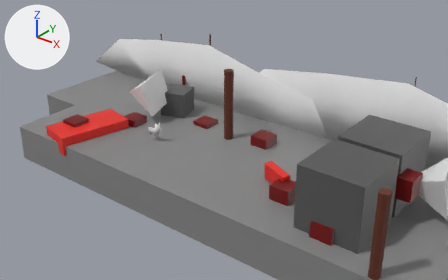
An edit to the glTF model assets/map_city.gltf, drawn before and after from the same camera.
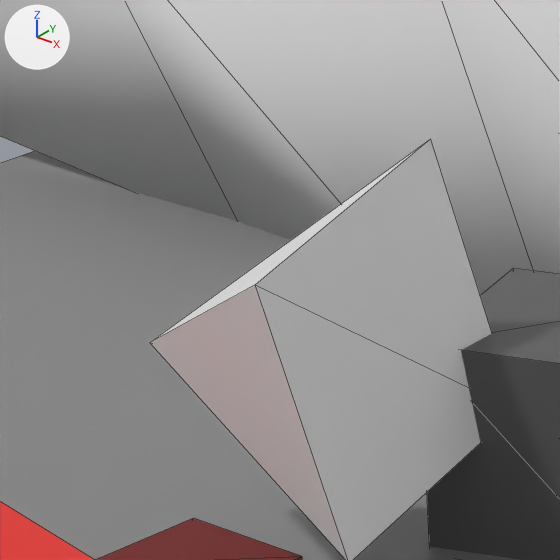
Old and new are each drawn from a 50 mm lens placed at (21.6, -21.25, 15.17), pointed at (-1.41, 7.51, -2.66) and again close up on the part from 25% to 39% of the width and 19% to 42% of the height. Every picture has the same lights, and +X, +Y and +Z are marked at upper left. The close-ups show mesh edges as thin lines. Where no turn or scale is listed for an object, it has been applied to the vertices.

In view in the first close-up: 'Bush.012', 'Ground.007', 'House.001', 'Obstacle_car', 'Ogon', 'Spawn_Bird'.
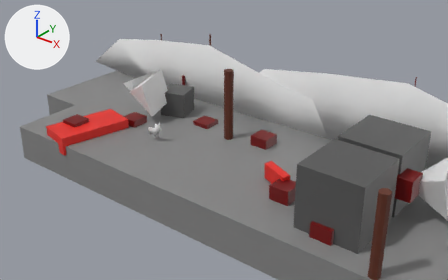
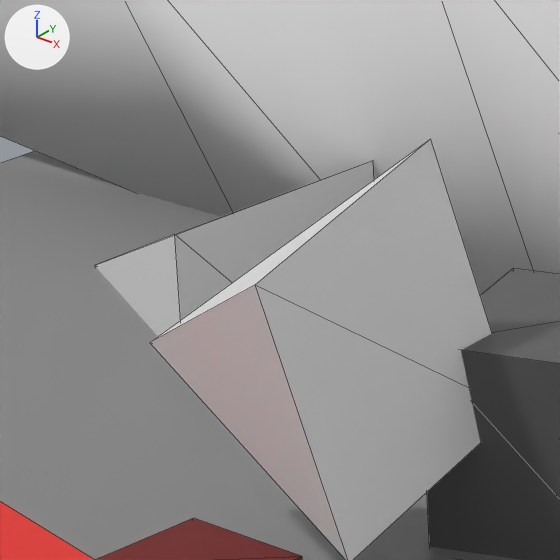
Changed parts and their boxes (x1, y1, x2, y2) in the close-ups (560 x 560 px):
'Spawn_Animal', added: after (95, 160, 374, 336)

The change, as a list of edits to the scene's bpy script:
```text
Add me_cube_049:
    me_cube_049.from_pydata([(1.0, -1.0, -1.0), (1.0, -1.0, 1.0), (-1.0, 0.0, 0.0), (1.0, 1.0, -1.0), (1.0, 1.0, 1.0)], [], [(0, 1, 2), (2, 4, 3), (3, 4, 1), (3, 1, 0), (2, 3, 0), (2, 1, 4)])
Add ob_spawn_animal:
    ob_spawn_animal = bpy.data.objects.new('Spawn_Animal', me_cube_049)
    ob_spawn_animal.location = (-7.0, 5.0, 0.5)
```
